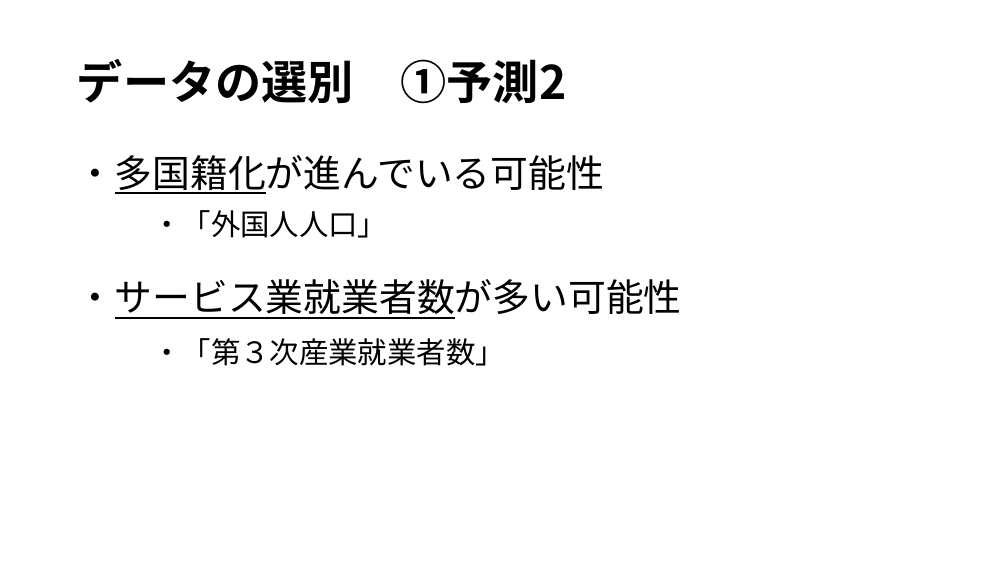
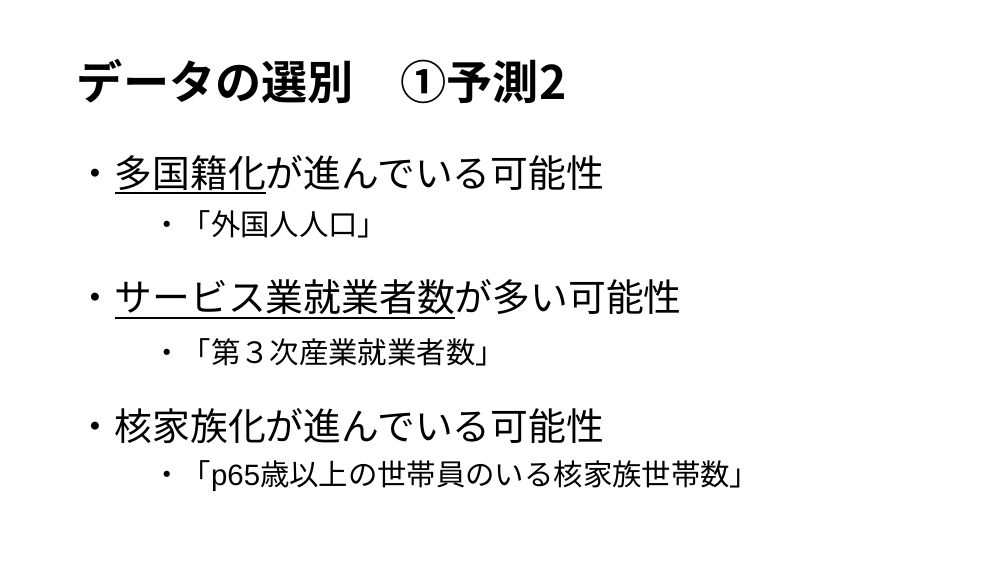
Before and after one commit to IY-del/univ, a slide deck: slide 8 of プレゼンテーション.pptx. Drawn at 1008x567 pixels with LibreOffice and Linux fonts; fonts in the diff are those of the drawing. Boxes give left, top, right and bottom in pixels: in the first picture for what was removed or moved away, otherwise in the second. Text is boxed around its words. In the diff, an @@ line names an element or a change of style, - is before the commit and + after.

```diff
--- a/プレゼンテーション.pptx
+++ b/プレゼンテーション.pptx
@@ text at box(77, 408, 759, 491): paragraphs added @@
+・核家族化が進んでいる可能性
+・「p65歳以上の世帯員のいる核家族世帯数」
```
Also in this commit, not shown: 2 other slides changed, 1 other file.
